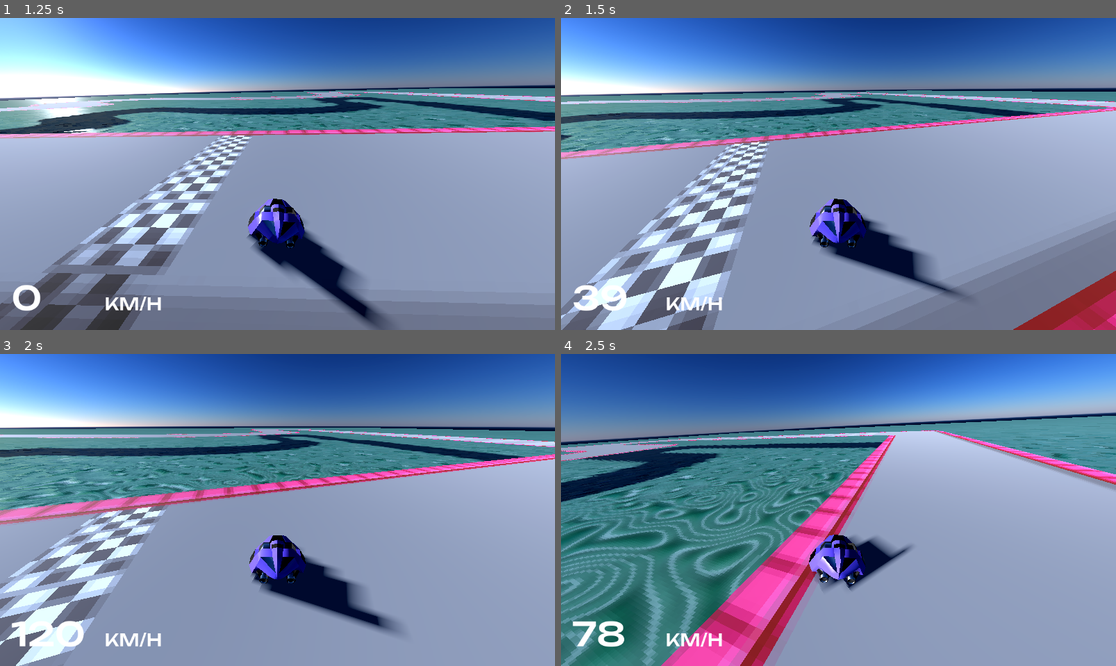
Above: before the commit, frames 1-4 (two rows, left to right).
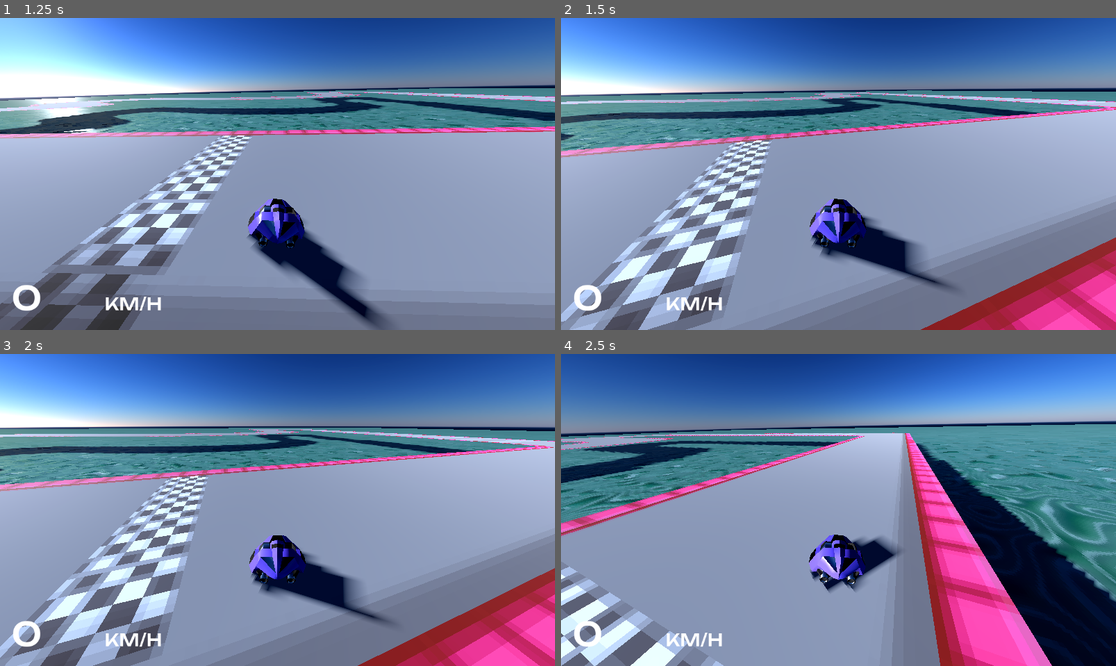
Above: after the commit, the same moments.

Repository: dozer8383/galactic-grand-prix
Game: Godot game, scene res://main.tscn
Two runs of this game, one before a commit and one after it. Both use one fixed random seed, a clock stepped at 60 frames per second and the inputs below.
Inputs:
- Up to frame 1 (1.25 s): tap Enter at 0.5 s; hold D (turnRight) from 0.53 s (still down); tap Alt at 0.6 s
- Up to frame 2 (1.5 s): release D (turnRight) at 1.28 s; hold S (backward) from 1.28 s (still down); tap Shift at 1.35 s
- Up to frame 3 (2 s): keep holding S (backward)
- Up to frame 4 (2.5 s): release S (backward) at 2.03 s; hold D (turnRight) from 2.03 s (still down); tap Alt at 2.1 s

Frame 1 is identical in both runs. In frame 2, 22% of the frame differs, in the area x 0-100%, y 23-100%; in frame 3, 37%; in frame 4, 62%, in the area x 0-100%, y 12-100%.

Commit message:
Controller support

Diff:
--- a/project.godot
+++ b/project.godot
@@ -33,29 +33,34 @@
 "deadzone": 0.2,
 "events": [Object(InputEventKey,"resource_local_to_scene":false,"resource_name":"","device":-1,"window_id":0,"alt_press …(192 unchanged characters)…
 , Object(InputEventKey,"resource_local_to_scene":false,"resource_name":"","device":-1,"window_id":0,"alt_pressed":false …(186 unchanged characters)…
+, Object(InputEventJoypadButton,"resource_local_to_scene":false,"resource_name":"","device":-1,"button_index":0,"pressure":0.0,"pressed":true,"script":null)
 ]
 }
 backward={
 "deadzone": 0.2,
 "events": [Object(InputEventKey,"resource_local_to_scene":false,"resource_name":"","device":-1,"window_id":0,"alt_press …(192 unchanged characters)…
 , Object(InputEventKey,"resource_local_to_scene":false,"resource_name":"","device":-1,"window_id":0,"alt_pressed":false …(186 unchanged characters)…
+, Object(InputEventJoypadButton,"resource_local_to_scene":false,"resource_name":"","device":-1,"button_index":2,"pressure":0.0,"pressed":true,"script":null)
 ]
 }
 turnRight={
 "deadzone": 0.2,
 "events": [Object(InputEventKey,"resource_local_to_scene":false,"resource_name":"","device":-1,"window_id":0,"alt_press …(192 unchanged characters)…
 , Object(InputEventKey,"resource_local_to_scene":false,"resource_name":"","device":-1,"window_id":0,"alt_pressed":false …(186 unchanged characters)…
+, Object(InputEventJoypadButton,"resource_local_to_scene":false,"resource_name":"","device":-1,"button_index":14,"pressure":0.0,"pressed":true,"script":null)
 ]
 }
 turnLeft={
 "deadzone": 0.2,
 "events": [Object(InputEventKey,"resource_local_to_scene":false,"resource_name":"","device":-1,"window_id":0,"alt_press …(191 unchanged characters)…
 , Object(InputEventKey,"resource_local_to_scene":false,"resource_name":"","device":-1,"window_id":0,"alt_pressed":false …(186 unchanged characters)…
+, Object(InputEventJoypadButton,"resource_local_to_scene":false,"resource_name":"","device":-1,"button_index":13,"pressure":0.0,"pressed":true,"script":null)
 ]
 }
 action={
 "deadzone": 0.2,
 "events": [Object(InputEventKey,"resource_local_to_scene":false,"resource_name":"","device":-1,"window_id":0,"alt_press …(191 unchanged characters)…
+, Object(InputEventJoypadButton,"resource_local_to_scene":false,"resource_name":"","device":-1,"button_index":3,"pressure":0.0,"pressed":true,"script":null)
 ]
 }
 
--- a/ship.gd
+++ b/ship.gd
@@ -8,7 +8,7 @@
 var enginerpm = 0
 
 func getInput(delta: float):
-	var moveInput = Input.get_axis("backward", "forward")
+	var moveInput = Input.get_action_strength("forward")
 	var turnInput = Input.get_axis("turnRight", "turnLeft")
 	enginerpm += moveInput/160
 	speed = enginerpm * enginepower
@@ -17,9 +17,11 @@
 	velocity = (velocity+drift).normalized()*speed
 	turnVel += turnSpeed * turnInput
 	rotate_y(turnVel * delta)
+	#drift *= (1-Input.get_action_strength("backward"))
+	enginerpm *= (1-Input.get_action_strength("backward")*0.01)
 
 	turnVel *= 0.8
-	drift *= 0.975
+	drift *= 0.97
 	enginerpm *= 0.99
 
 	#$"../Control/DebugLabel".text = str(abs(velocity.normalized()-drift.normalized()) > Vector3(0.1,0,0.1))
@@ -29,8 +31,6 @@
 		enginerpm *= 0.9
 		rotation.z = move_toward(rotation.z, get_wall_normal().x+get_wall_normal().z,delta)
 		$ray.rotation.x = move_toward($ray.rotation.x, get_wall_normal().x+get_wall_normal().z,delta)
-	if Input.is_action_just_pressed("forward"):
-		drift = Vector3.ZERO
 
 	$ray.rotation.x = move_toward($ray.rotation.x,-turnInput*0.1,delta*0.3)
 	rotation.z = move_toward(rotation.z,turnInput*0.02,delta*0.05)
